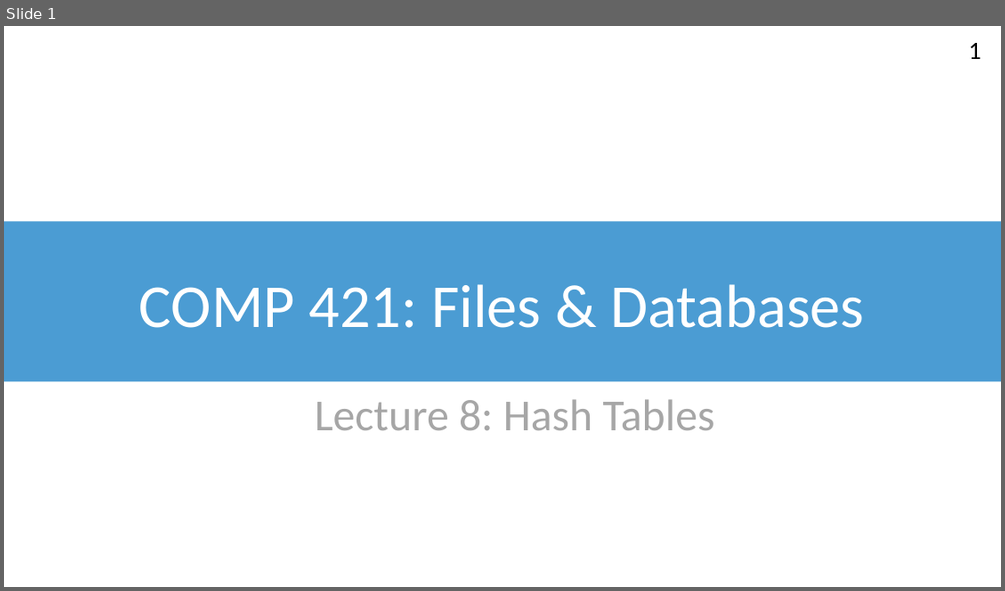
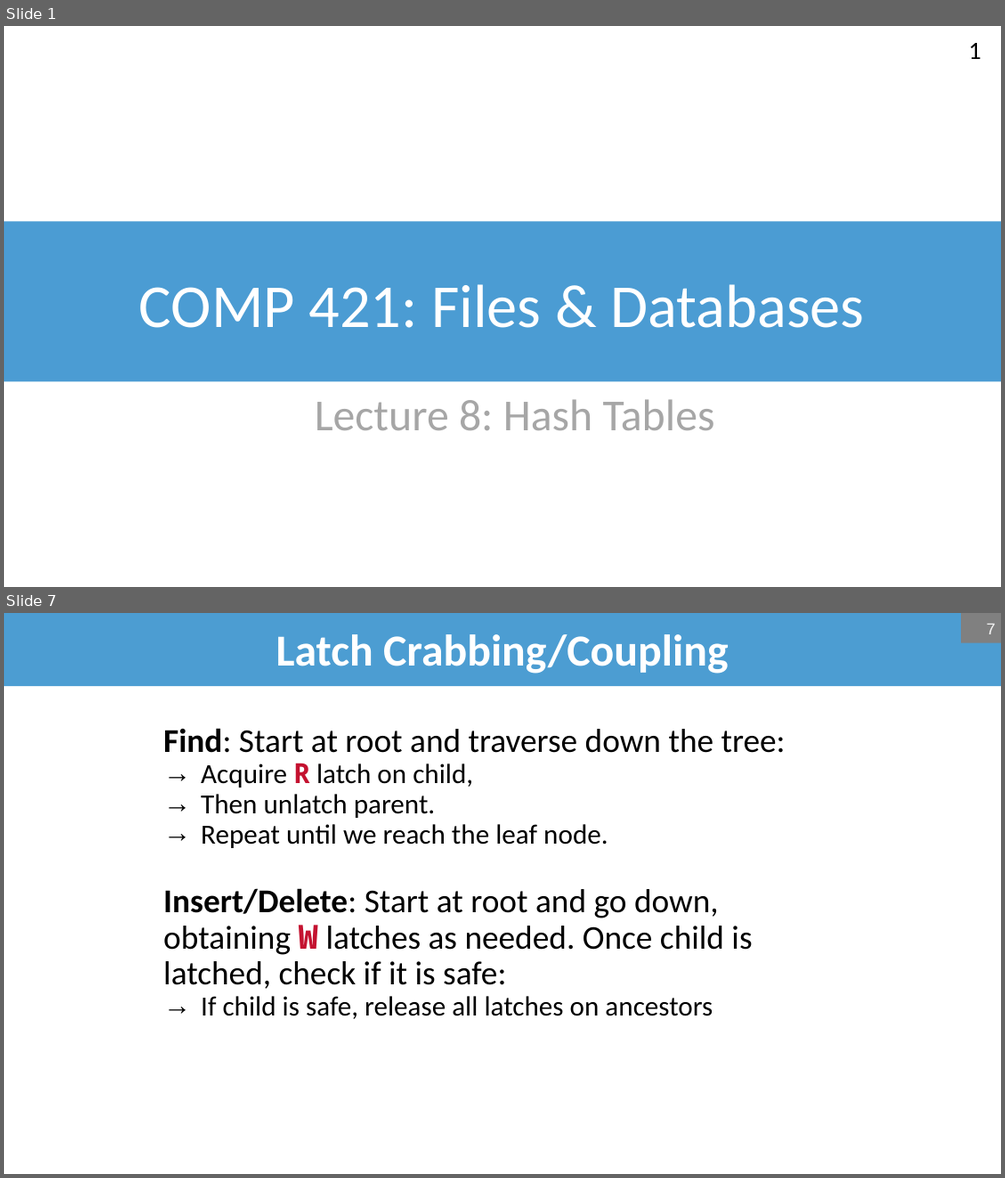
Before and after one commit to bsb20/bsb20.github.io, a slide deck: docs/421_f26/lectures/L09_hash_tables.pptx. Shown one above the other, each under a label of ours: slide 1 before the commit, slides 1 and 7 after it; the slides between them are not shown. The pictures are 1005x591 and 1005x1178 pixels, drawn with LibreOffice and Linux fonts; fonts in the diff are those of the drawing; background and template pictures are left out. Boxes give left, top, right and bottom in pixels: in the first picture for what was removed or moved away, otherwise in the second. Text is boxed around its words. In the diff, an @@ line names an element or a change of style, - is before the commit and + after.

```diff
--- a/docs/421_f26/lectures/L09_hash_tables.pptx
+++ b/docs/421_f26/lectures/L09_hash_tables.pptx
@@ slide 7 added at bbox=[4, 613, 1001, 1174], background #FFFFFF @@
@@ title added at bbox=[4, 613, 1001, 686], fill #4C9DD2, 32 pt, text #FFFFFF, bold @@
+Latch Crabbing/Coupling
@@ page number added at bbox=[961, 613, 1001, 643], fill #808080, 12 pt, text #F2F2F2 @@
+7
@@ text added at bbox=[163, 728, 785, 1019], 24 pt, text #000000 @@
+Find: Start at root and traverse down the tree:
+  → Acquire R latch on child,
+  → Then unlatch parent.
+  → Repeat until we reach the leaf node.
+Insert/Delete: Start at root and go down, obtaining W latches as needed. Once child is latched, check if it is safe:
+  → If child is safe, release all latches on ancestors
```
Also in this commit, not shown: 19 slides changed, 20 other slides added, 1 other file.
